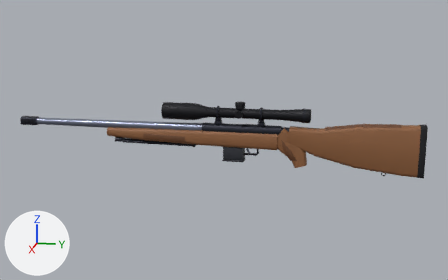
Two versions of the FBX model Assets/Intern 3/Assets/Intern/Resources/Models/Weapons/sniper.fbx, one commit apart.
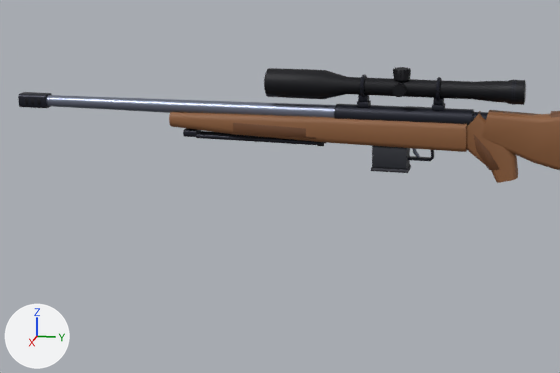
Each version appears first whole from a 50 mm camera at (1.79, 0.305, 0.414) aimed at (-0.015, -0.056, -0.038), and next in a close-up on the part from 2% to 74% of the width and 23% to 99% of the height. The axes (+X, +Y, +Z) are drawn at lower left. The lights are the same throughout. The first two pictures are the older version. Where no turn or scale is listed for an object, it has been applied to the vertices.

In view in the first close-up: 'Body.006', 'Mag.003' and 1 more.
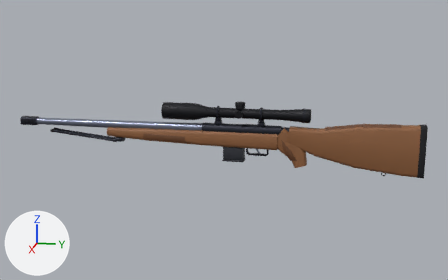
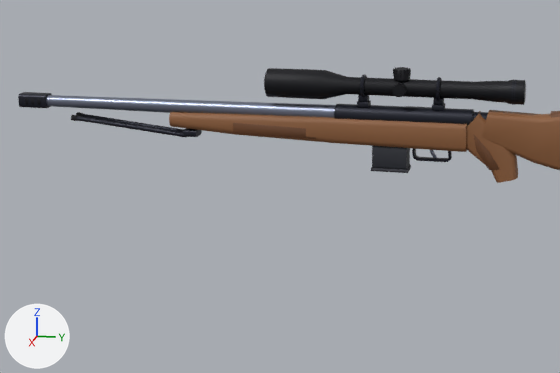
Where the change shows, as pixel boxes [x1, y1, x2, y2] in the close-ups (560 x 373 px; the box of a moved part takes in the faces that stretch with it):
part 1 of me_body_030, moved or reshaped: before [317, 142, 324, 146]; after [71, 115, 78, 121]
part 2 of me_body_030, moved or reshaped: before [196, 123, 317, 145]; after [76, 114, 311, 139]
part 3 of me_body_030, moved or reshaped: before [408, 135, 500, 170]; after [412, 135, 500, 170]

The change, as a list of edits to the scene's bpy script:
```text
Change me_body_030:
    where me_body_030.from_pydata(...)  # 1934 vertices, 2154 faces; spans x -0.034..0.03, y -0.713..0.53, z -0.12..0.084
    used by ob_body_006; location = (0.0, 0.0, 0.0)
    me_body_030 part 1: the loose piece of 16 vertices spanning x 0.004..0.015, y -0.15..-0.14, z -0.057..-0.046 is scaled about its middle by (1, -1, -0.995), then moved by (0.0, -0.46, 0.025)
    me_body_030 part 2
    16 vertices are removed from x -0.014..0.014, y -0.15, z -0.056..-0.048
    44 faces are deleted
    4 vertices in x -0.014..0.014, y -0.372, z -0.05 move by (0.0, -0.02, 0.0)
    4 vertices in x -0.013..0.013, y -0.372, z -0.053 move by (0.0, -0.02, 0.006)
    4 vertices in x -0.013..0.013, y -0.372, z -0.047 move by (0.0, -0.02, -0.006)
    4 vertices move from x -0.01..0.01, y -0.372, z -0.054..-0.046 to x -0.01..0.01, y -0.392, z -0.054..-0.046
    16 new vertices lie (0.0, -0.208, 0.022) away from vertices in x -0.014..0.014, y -0.372, z -0.054..-0.046
    16 new faces join them, mat_wpn_woodd (brown #6b4224)
    28 new faces join them, mat_wpn_metal (dark grey #252833)
    me_body_030 part 3
    27 faces are deleted
    108 vertices in x -0.007..0.007, y -0.014..0.053, z -0.076..-0.05 move by (0.0, 0.03, 0.0)
    2 vertices move within x 0.019..0.02, y 0.15, z -0.082
    27 new faces join them, mat_wpn_woodd (brown #6b4224)
```
